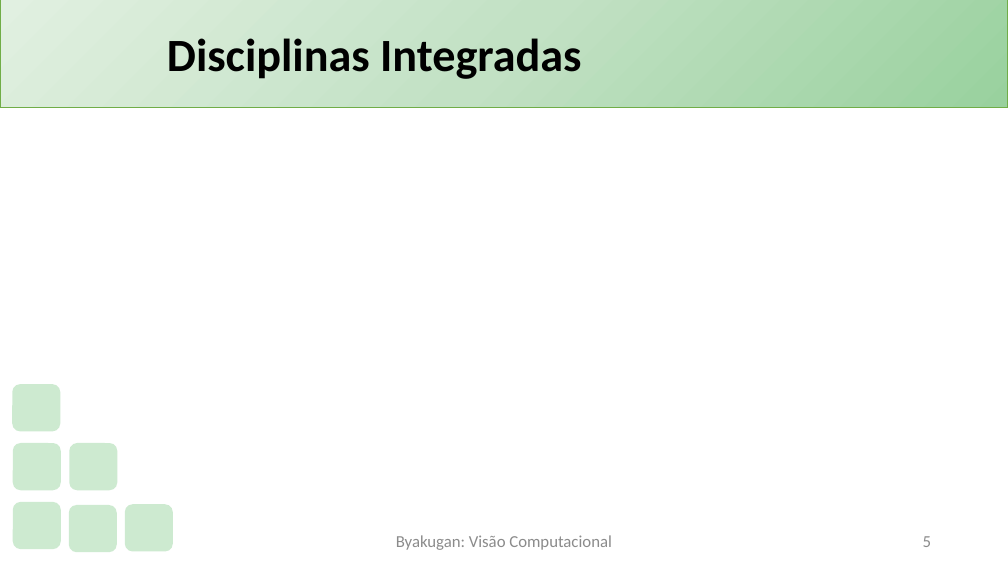
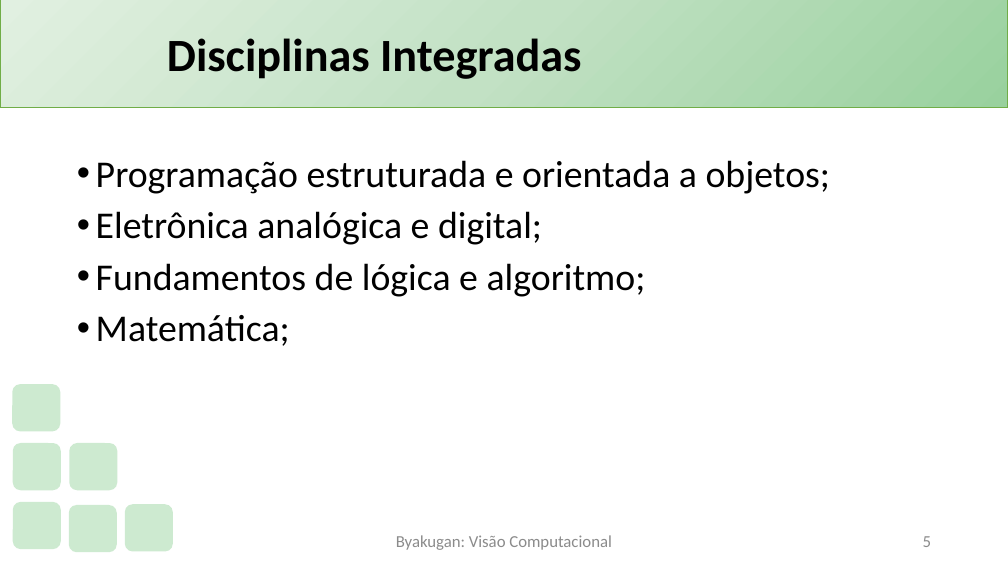
Before and after one commit to PauloVLB/Projeto_Integrador, a slide deck: slide 5 of Slide.pptx. Drawn at 1008x567 pixels with LibreOffice and Linux fonts; fonts in the diff are those of the drawing; background and template pictures are left out. Boxes give left, top, right and bottom in pixels: in the first picture for what was removed or moved away, otherwise in the second. Text is boxed around its words. In the diff, an @@ line names an element or a change of style, - is before the commit and + after.

```diff
--- a/Slide.pptx
+++ b/Slide.pptx
@@ text added at [96, 160, 830, 346], 36 pt, text #000000 @@
+• Programação estruturada e orientada a objetos;
+• Eletrônica analógica e digital;
+• Fundamentos de lógica e algoritmo;
+• Matemática;
```
Also in this commit, not shown: 4 other slides changed, 1 slide added.
